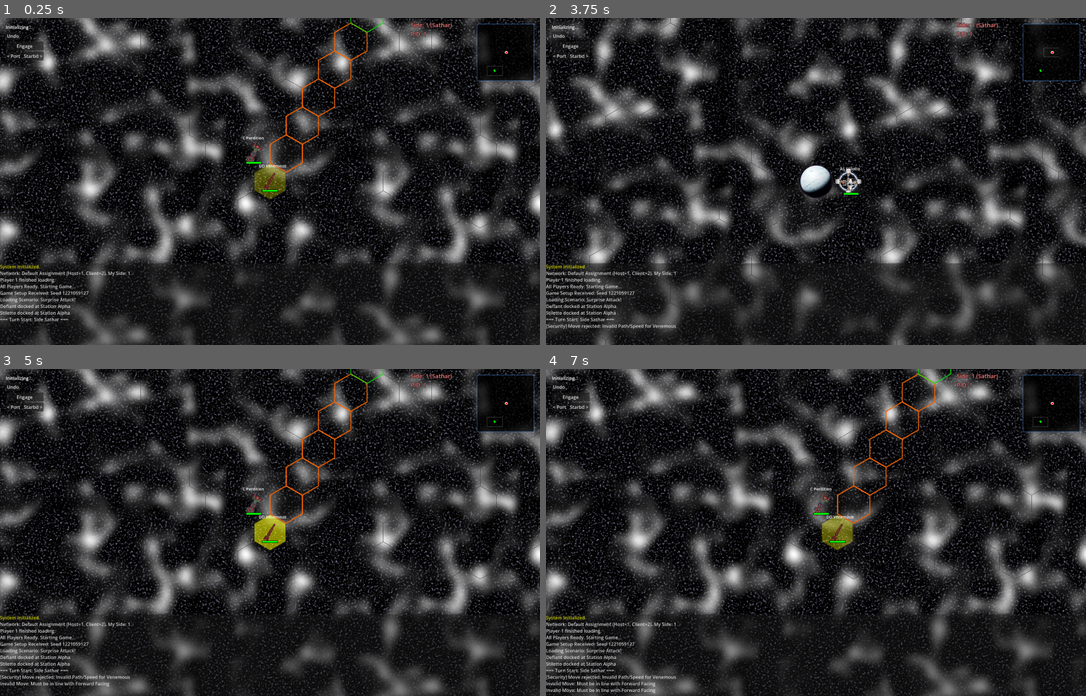
Above: before the commit, frames 1-4 (two rows, left to right).
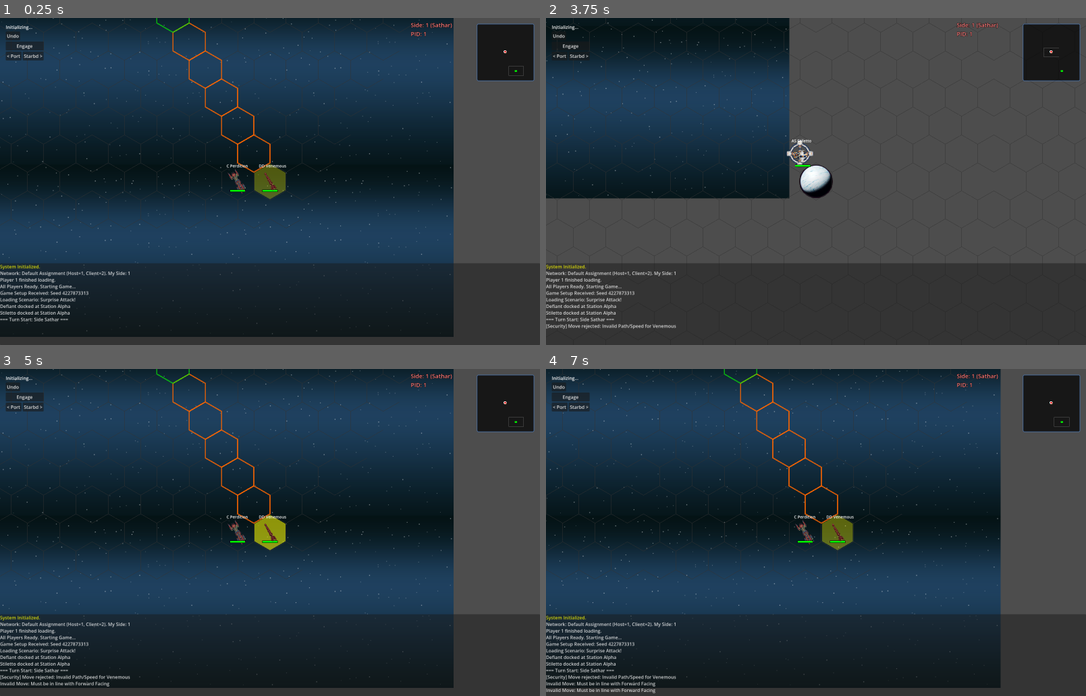
Above: after the commit, the same moments.

Repository: jjeffers/sf-kh-simulator
Game: Godot game, scene res://Scenes/Main.tscn
The game is run twice, just before and just after one commit, with the same random seed, the same clock (stepped at 60 frames per second) and the same inputs. This scene is started directly instead of the project's main scene.
Inputs (mouse positions are in pixels of both pictures, inside the frame that each line leads up to):
- Up to frame 1 (0.25 s): no input
- Up to frame 2 (3.75 s): click "Undo" at 0.5 s; click "Engage" at 1.25 s; click "< Port" at 2 s; click "Starbd >" at 2.75 s; tap Enter at 3.5 s; drag from (1053, 53) to (870, 109) at 3.52 s
- Up to frame 3 (5 s): tap Space at 4.25 s; drag from (162, 548) to (243, 597) at 4.27 s
- Up to frame 4 (7 s): tap Enter at 5 s; move the mouse to (870, 460) at 5.02 s; hold D 5.03-5.75 s; tap Alt at 5.1 s; drag from (789, 597) to (654, 483) at 5.77 s; move the mouse to (978, 581) at 6.52 s; hold A from 6.53 s (still down); tap Q at 6.6 s; tap Space at 6.77 s

The runs differ from the first frame. In frame 1, 77% of the frame differs, in the area x 0-100%, y 0-100%; in frame 2, 72%; in frame 3, 77%; in frame 4, 77%.

Commit message:
Add Static Starfield Background (Sauer2 CC0) using ParallaxBackground

Diff:
--- a/Scripts/GameManager.gd
+++ b/Scripts/GameManager.gd
@@ -105,80 +105,26 @@
 	_spawn_planets()
 
 func _setup_background():
-	# Procedural Starfield using ParallaxBackground and NoiseTexture2D
+	# Static Starfield using ParallaxBackground and Downloaded Texture
+	var texture = load("res://Assets/starfield_background.png")
+	if not texture:
+		push_error("Failed to load background texture: res://Assets/starfield_background.png")
+		return
+
 	var bg = ParallaxBackground.new()
 	bg.name = "StarfieldBackground"
 	add_child(bg)
 
-	# Layer 1: Distant Stars (Slow movement)
-	var layer1 = ParallaxLayer.new()
-	layer1.name = "StarsLayer_Far"
-	layer1.motion_scale = Vector2(0.05, 0.05) # Very slow parallax (distance)
-	layer1.motion_mirroring = Vector2(2048, 2048) # Infinite scrolling match size
-	bg.add_child(layer1)
-
-	var texture_rect = TextureRect.new()
-	texture_rect.name = "StarsTexture"
-	texture_rect.size = Vector2(2048, 2048)
-	texture_rect.stretch_mode = TextureRect.STRETCH_TILE
-
-	# Create Noise Texture
-	var noise = FastNoiseLite.new()
-	noise.seed = randi()
-	noise.frequency = 0.1
-	noise.fractal_type = FastNoiseLite.FRACTAL_FBM
-
-	var noise_tex = NoiseTexture2D.new()
-	noise_tex.width = 1024
-	noise_tex.height = 1024
-	noise_tex.in_3d_space = false
-	noise_tex.seamless = true
-	noise_tex.noise = noise
-	# Use a Gradient to make it look like stars (mostly black, some white dots)
-	var gradient = Gradient.new()
-	gradient.add_point(0.0, Color.BLACK)
-	gradient.add_point(0.6, Color.BLACK) # Threshold
-	gradient.add_point(0.95, Color(1, 1, 1, 0.5)) # Dim stars
-	gradient.add_point(1.0, Color.WHITE) # Bright stars
-	noise_tex.color_ramp = gradient
-
-	texture_rect.texture = noise_tex
-	# Darkening Modulate for deep space feel
-	texture_rect.modulate = Color(0.8, 0.8, 1.0, 1.0)
-
-	layer1.add_child(texture_rect)
-
-	# Layer 2: Nebula / Closer Stars (Slightly faster)
-	var layer2 = ParallaxLayer.new()
-	layer2.name = "StarsLayer_Near"
-	layer2.motion_scale = Vector2(0.1, 0.1)
-	layer2.motion_mirroring = Vector2(2048, 2048)
-	bg.add_child(layer2)
-
-	var nebula_rect = TextureRect.new()
-	nebula_rect.size = Vector2(2048, 2048)
-	nebula_rect.stretch_mode = TextureRect.STRETCH_TILE
-
-	var noise2 = FastNoiseLite.new()
-	noise2.seed = randi() + 100
-	noise2.frequency = 0.005 # Lower freq for clouds
-	noise2.fractal_octaves = 2
-
-	var nebula_tex = NoiseTexture2D.new()
-	nebula_tex.width = 1024
-	nebula_tex.height = 1024
-	nebula_tex.seamless = true
-	nebula_tex.noise = noise2
-
-	var grad2 = Gradient.new()
-	grad2.add_point(0.0, Color(0, 0, 0, 0)) # Transparent
-	grad2.add_point(0.4, Color(0, 0, 0, 0))
-	grad2.add_point(1.0, Color(0.1, 0, 0.2, 0.3)) # Faint purple/blue nebula
-	nebula_tex.color_ramp = grad2
-
-	nebula_rect.texture = nebula_tex
-	layer2.add_child(nebula_rect)
-
+	var layer = ParallaxLayer.new()
+	layer.name = "StarsLayer"
+	layer.motion_scale = Vector2(0.05, 0.05) # Distant stars
+	layer.motion_mirroring = texture.get_size()
+	bg.add_child(layer)
+
+	var sprite = Sprite2D.new()
+	sprite.texture = texture
+	sprite.centered = false
+	layer.add_child(sprite)
 
 	# Network Setup
 	var setup = NetworkManager.game_setup_data
Binary file added: Assets/starfield_background.png
